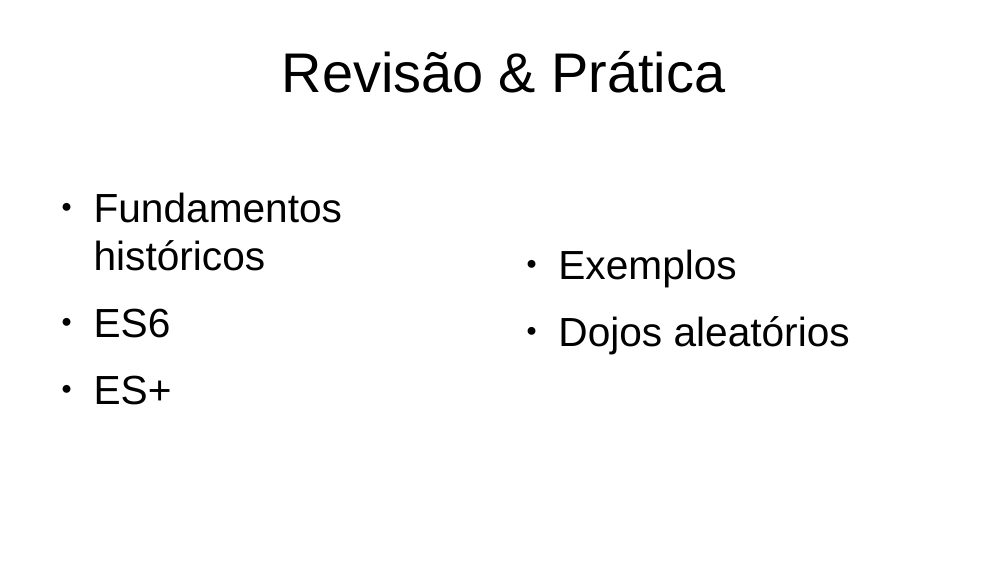
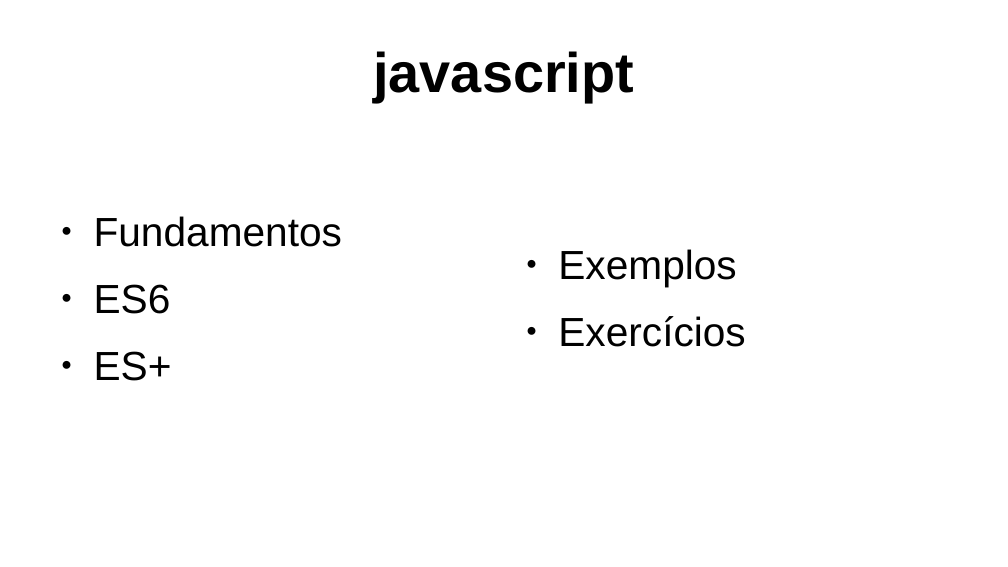
Before and after one commit to itacirgabral/redeflex, a slide deck: slide 2 of index.odp (slide 3 before the commit). Drawn at 1008x567 pixels with LibreOffice and Linux fonts; fonts in the diff are those of the drawing. Boxes give left, top, right and bottom in pixels: in the first picture for what was removed or moved away, otherwise in the second. Text is boxed around its words. In the diff, an @@ line names an element or a change of style, - is before the commit and + after.

```diff
--- a/index.odp
+++ b/index.odp
@@ title at (373, 51, 634, 102): text changed; bold on @@
-Revisão & Prática
+javascript
@@ text at (94, 216, 342, 247): text changed @@
-● Fundamentos históricos
+● Fundamentos
@@ text at (558, 316, 745, 347): text changed @@
-● Dojos aleatórios
+● Exercícios
```
Also in this commit, not shown: 3 other slides changed, 1 slide removed, 6 other files.
